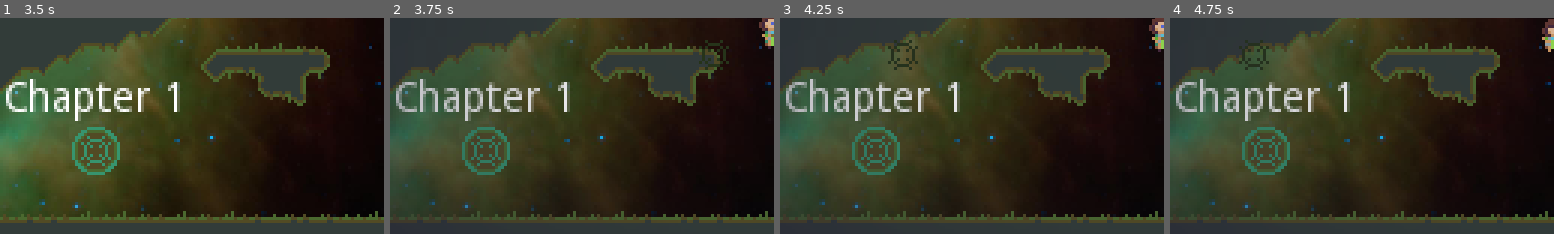
Above: before the commit, frames 1-4 (left to right).
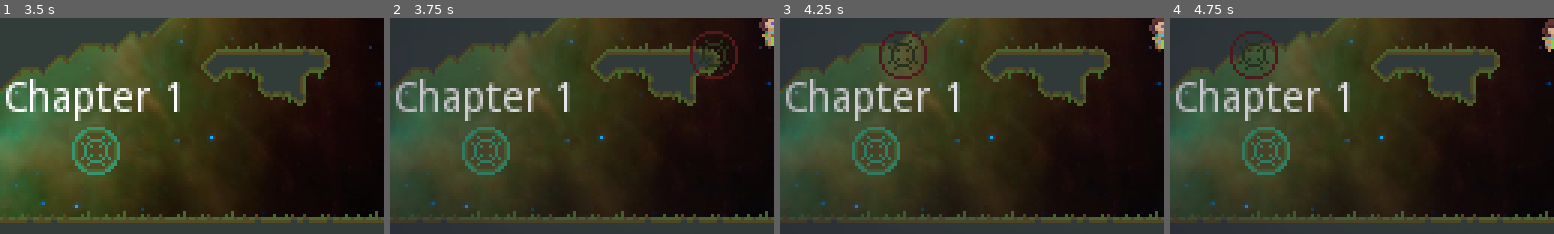
Above: after the commit, the same moments.

Repository: markopolojorgensen/github-gameoff-2020
Game: Godot game, scene res://game.tscn
Two runs of this game, one before a commit and one after it. Both use one fixed random seed, a clock stepped at 60 frames per second and the inputs below. The engine's default icon, where the game draws it, is replaced by a stand-in: a white triangle on a blue panel in a dark square. Sound files missing from this copy of the repository are replaced by a short silence.
Inputs (mouse positions are % of the whole screen's width and height, from its top left):
- Up to frame 1 (3.5 s): tap Enter (ui_accept) at 0.5, 2 s; drag from (3, 23) to (60, 28) at 0.52 s; drag from (30, 55) to (12, 72) at 1.27 s; move the mouse to (60, 28) at 2.02 s; hold Right (ui_right) 2.03-2.75 s; hold Ctrl (player_hold_item) 2.03-2.75 s; drag from (45, 70) to (88, 56) at 2.77 s
- Up to frame 2 (3.75 s): tap Delete (restart_room) at 3.5 s; move the mouse to (80, 65) at 3.52 s; hold Left (ui_left) from 3.53 s (still down); hold Z (gravity_well_mode) from 3.53 s (still down)
- Up to frame 3 (4.25 s): keep holding Left (ui_left); keep holding Z (gravity_well_mode); tap Space (jump) at 3.77 s
- Up to frame 4 (4.75 s): release Left (ui_left) at 4.25 s; release Z (gravity_well_mode) at 4.25 s; drag from (20, 35) to (35, 25) at 4.27 s
The pictures show only the part of the screen within x 0-50%, y 41-91%; the shares and areas given below are measured in that part.

Frame 1 is identical in both runs. In frame 2, 0.5% of the frame differs, in the area x 78-91%, y 6-29%; in frame 3, 0.5%; in frame 4, 0.5%.

Commit message:
gravity well cursor improvements

Diff:
--- a/gravity_well_mode.gd
+++ b/gravity_well_mode.gd
@@ -131,10 +131,10 @@
 func update_cursor():
 	if $ground_detector.get_overlapping_bodies().size() <= 0 and gravity_well_tracker.can_add_well():
 		$sprite.modulate = Color(1, 1, 1, 1)
-		$sprite.play()
+		$sprite.play("default")
 	else:
 		# colliding with ground or out of wells
 		# either way, darken cursor
 		$sprite.modulate = Color(0.5, 0.5, 0.5, 1)
-		$sprite.stop()
+		$sprite.play("borked")
 		$sprite.frame = 0
--- a/gravity_well_mode.tscn
+++ b/gravity_well_mode.tscn
@@ -13,6 +13,7 @@
 [ext_resource path="res://assets/sfx/gravity_well_mode_hum.ogg" type="AudioStream" id=11]
 [ext_resource path="res://assets/sfx/meepmerp.wav" type="AudioStream" id=12]
 [ext_resource path="res://shaker.tscn" type="PackedScene" id=13]
+[ext_resource path="res://assets/gravity-well/gravity_well_cursor_08.png" type="Texture" id=14]
 
 [sub_resource type="SpriteFrames" id=1]
 animations = [ {
@@ -20,13 +21,18 @@
 "loop": true,
 "name": "default",
 "speed": 10.0
+}, {
+"frames": [ ExtResource( 14 ) ],
+"loop": false,
+"name": "borked",
+"speed": 5.0
 } ]
 
 [sub_resource type="CircleShape2D" id=2]
-radius = 6.0
+radius = 8.0
 
 [sub_resource type="CircleShape2D" id=3]
-radius = 16.0312
+radius = 9.0
 
 [node name="gravity_well_mode" type="Node2D" groups=[
 "camera_limits",
@@ -37,7 +43,6 @@
 [node name="sprite" type="AnimatedSprite" parent="."]
 z_index = 2
 frames = SubResource( 1 )
-frame = 3
 speed_scale = 30.0
 
 [node name="shaker" parent="sprite" instance=ExtResource( 13 )]
@@ -64,6 +69,7 @@
 volume_db = -10.0
 
 [node name="well_detector" type="Area2D" parent="."]
+visible = false
 collision_layer = 0
 collision_mask = 4
 
Binary file changed: assets/gravity-well/gravity_well_cursor_00.png
Binary file changed: assets/gravity-well/gravity_well_cursor_01.png
Binary file changed: assets/gravity-well/gravity_well_cursor_02.png
Binary file changed: assets/gravity-well/gravity_well_cursor_03.png
Binary file changed: assets/gravity-well/gravity_well_cursor_04.png
Binary file changed: assets/gravity-well/gravity_well_cursor_05.png
Binary file changed: assets/gravity-well/gravity_well_cursor_06.png
Binary file changed: assets/gravity-well/gravity_well_cursor_07.png
Binary file added: assets/gravity-well/gravity_well_cursor_08.png
Not shown, added: assets/gravity-well/gravity_well_cursor_08.png.import
Binary file changed: external/aseprite/gravity_well_cursor.aseprite
Binary file changed: external/aseprite/scene.aseprite
(and 3 more such lines)
